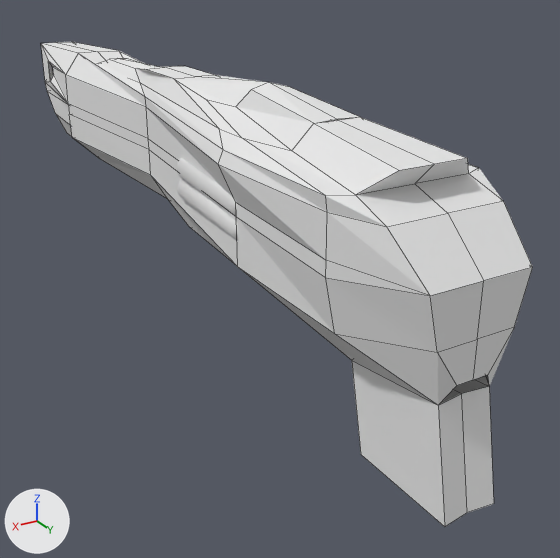
What one commit did to the Blender file Assets/Models/Weapons/Thunderstroke.blend.
Both versions are drawn from a 50 mm camera at (1.37, 3.7, 0.95) aimed at (-0.27, 0.96, -0.42). Lighting does not change. The marker at lower left points along +X, +Y and +Z. Mesh edges are drawn as thin lines on the coarser meshes.
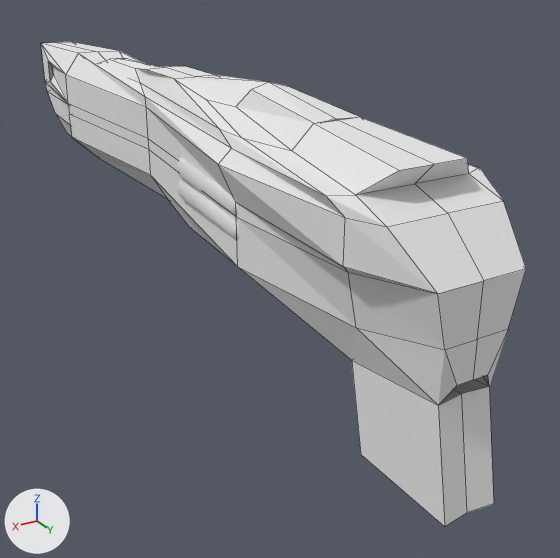
What changed in the scene script:
```text
Change me_cube:
    where me_cube.from_pydata(...)  # 104 vertices, 89 faces; spans x 0.0..0.29, y -1.28..2.46, z -0.54..0.51
    used by ob_cube; location = (0.0, 0.0, 0.0)
    me_cube part 1
    me_cube.vertices[4].co: (0.23, 2.09, -0.07) -> (0.15, 2.09, -0.07)  # pixel (334, 333) -> pixel (356, 327)
    me_cube.vertices[5].co: (0.14, 2.41, 0.0) -> (0.11, 2.41, 0.0)  # pixel (437, 352) -> pixel (444, 349)
    me_cube.vertices[10].co: (0.26, 2.09, 0.12) -> (0.19, 2.09, 0.12)  # pixel (325, 277) -> pixel (348, 272)
    me_cube.vertices[11].co: (0.18, 2.41, 0.17) -> (0.15, 2.41, 0.17)  # pixel (430, 295) -> pixel (437, 293)
    me_cube.vertices[16].co: (0.26, 2.09, 0.17) -> (0.25, 2.15, 0.17)  # pixel (326, 260) -> pixel (343, 266)
    me_cube.vertices[22].co: (0.26, 2.09, 0.3) -> (0.25, 2.15, 0.3)  # pixel (327, 212) -> pixel (345, 217)
    me_cube.vertices[28].co: (0.27, 1.51, 0.35) -> (0.24, 1.51, 0.35)  # pixel (223, 149) -> pixel (231, 148)
```

Location of each change, [x1, y1, x2, y2] in pixels of the pictures (560 x 558 px; the box of a moved part takes in the faces that stretch with it):
'Cube', reshaped: before [41, 42, 533, 527]; after [41, 42, 526, 527]
part 1 of me_cube, moved or reshaped: before [141, 83, 533, 405]; after [141, 83, 526, 405]
